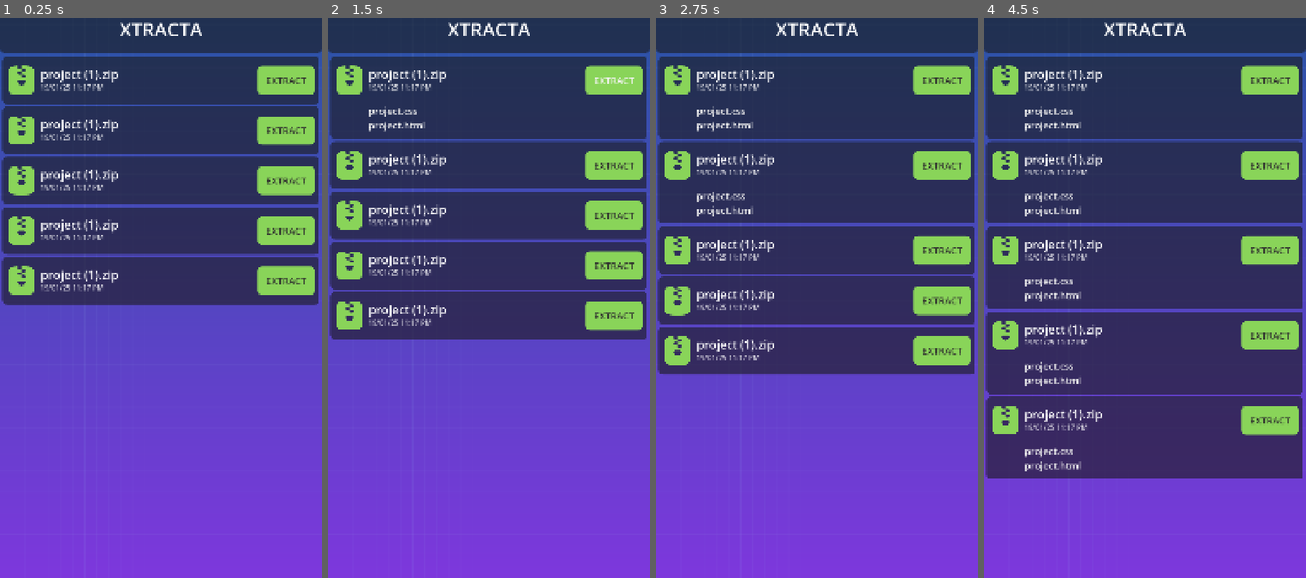
Above: before the commit, frames 1-4 (left to right).
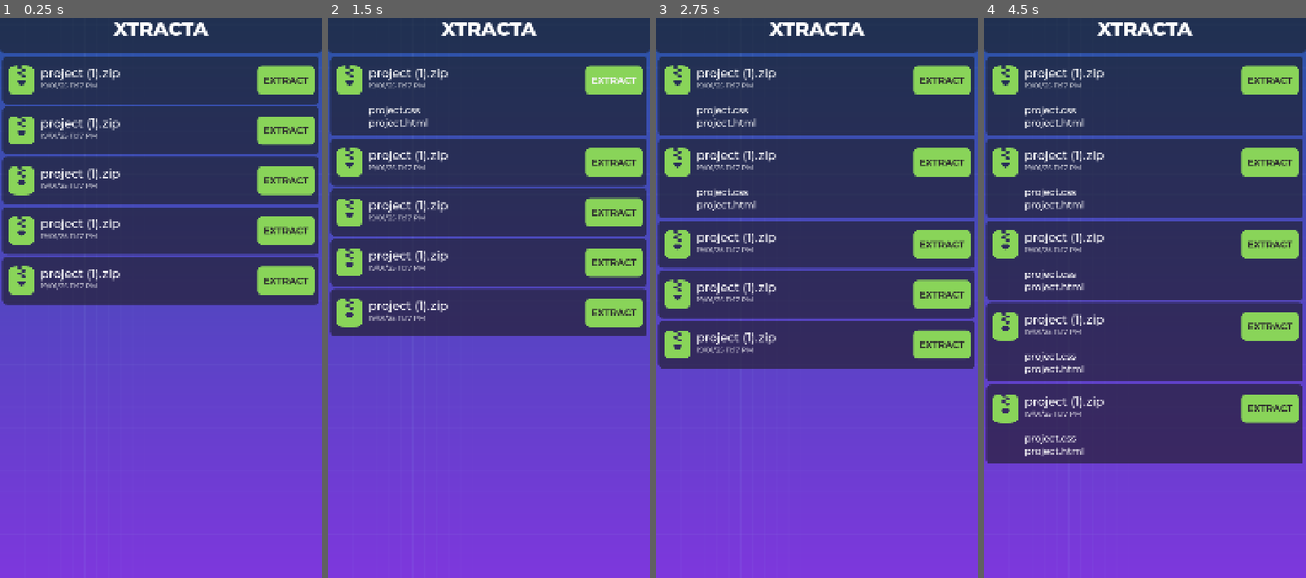
Above: after the commit, the same moments.

Repository: noor-shalaby/xtracta
Game: Godot game, scene res://src/app.tscn
The game is run twice, just before and just after one commit, with the same random seed, the same clock (stepped at 60 frames per second) and the same inputs.
Inputs (mouse positions are in pixels of both pictures, inside the frame that each line leads up to; where the layout moved, square brackets give the same spot in the first picture):
- Up to frame 1 (0.25 s): no input
- Up to frame 2 (1.5 s): click (489, 79) at 0.5 s; click "EXTRACT" at 1.25 s
- Up to frame 3 (2.75 s): click (817, 163) at 2 s
- Up to frame 4 (4.5 s): click (1145, 242) [1145, 247] at 2.75 s; click (1145, 326) [1145, 337] at 3.5 s; click (1145, 410) [1145, 421] at 4.25 s

The runs differ from the first frame. In frame 1, 3.3% of the frame differs, in the area x 12-96%, y 0-49%; in frame 2, 11%; in frame 3, 13%; in frame 4, 16%, in the area x 0-99%, y 0-83%.

Commit message:
change font to mont serrat

Diff:
--- a/src/app.tscn
+++ b/src/app.tscn
@@ -1,6 +1,7 @@
 [gd_scene format=3 uid="uid://bwjq7i0unhh04"]
 
 [ext_resource type="PackedScene" uid="uid://ci1dgaurp7eyb" path="res://src/file_button.tscn" id="1_j6dmo"]
+[ext_resource type="FontFile" uid="uid://dqrwl60cd7emn" path="res://assets/Montserrat-ExtraBold.ttf" id="2_7unma"]
 [ext_resource type="Texture2D" uid="uid://dojqom42x5hwu" path="res://assets/background.png" id="2_o6we8"]
 
 [sub_resource type="StyleBoxFlat" id="StyleBoxFlat_twjmp"]
@@ -47,6 +48,7 @@
 [node name="Label" type="Label" parent="VBoxContainer/PanelContainer" unique_id=1423104731]
 layout_mode = 2
 size_flags_vertical = 1
+theme_override_fonts/font = ExtResource("2_7unma")
 theme_override_font_sizes/font_size = 64
 text = "XTRACTA"
 horizontal_alignment = 1
--- a/src/file_button.tscn
+++ b/src/file_button.tscn
@@ -2,6 +2,8 @@
 
 [ext_resource type="Script" uid="uid://db5f3q4jeikj0" path="res://src/file_button.gd" id="1_7n78r"]
 [ext_resource type="Texture2D" uid="uid://7jliqa5r7ash" path="res://assets/zip-file-svgrepo-com.svg" id="1_ui347"]
+[ext_resource type="FontFile" uid="uid://c42biue181eeu" path="res://assets/Montserrat-Medium.ttf" id="3_tysqo"]
+[ext_resource type="FontFile" uid="uid://ck3o7rpr3plk6" path="res://assets/Montserrat-Bold.ttf" id="4_tysqo"]
 
 [sub_resource type="StyleBoxFlat" id="StyleBoxFlat_palxs"]
 content_margin_left = 4.0
@@ -81,6 +83,7 @@
 layout_mode = 2
 size_flags_horizontal = 3
 size_flags_vertical = 0
+theme_override_fonts/font = ExtResource("3_tysqo")
 theme_override_font_sizes/font_size = 40
 text = "project (1).zip"
 
@@ -89,6 +92,7 @@
 size_flags_horizontal = 0
 size_flags_vertical = 0
 theme_override_colors/font_color = Color(1, 1, 1, 0.78431374)
+theme_override_fonts/font = ExtResource("3_tysqo")
 theme_override_font_sizes/font_size = 24
 text = "19/01/25 11:17 PM"
 horizontal_alignment = 2
@@ -100,6 +104,7 @@
 size_flags_horizontal = 8
 size_flags_vertical = 4
 theme_override_colors/font_color = Color(0.18039216, 0.18039216, 0.18039216, 1)
+theme_override_fonts/font = ExtResource("4_tysqo")
 theme_override_font_sizes/font_size = 32
 theme_override_styles/normal = SubResource("StyleBoxFlat_7n78r")
 theme_override_styles/pressed = SubResource("StyleBoxFlat_7n78r")
@@ -119,13 +124,13 @@
 
 [node name="ContentFiles" type="Label" parent="ContentFilesContainer" unique_id=1202644961]
 unique_name_in_owner = true
-modulate = Color(0.93333334, 0.93333334, 0.93333334, 1)
 clip_contents = true
 layout_mode = 1
 anchors_preset = 10
 anchor_right = 1.0
 offset_bottom = 182.0
 grow_horizontal = 2
+theme_override_fonts/font = ExtResource("3_tysqo")
 theme_override_font_sizes/font_size = 32
 text = "project.css
 project.html"
Binary file removed: assets/Montserrat-Black.ttf
Binary file added: assets/Montserrat-Medium.ttf
Not shown, changed: assets/Montserrat-Medium.ttf.import
